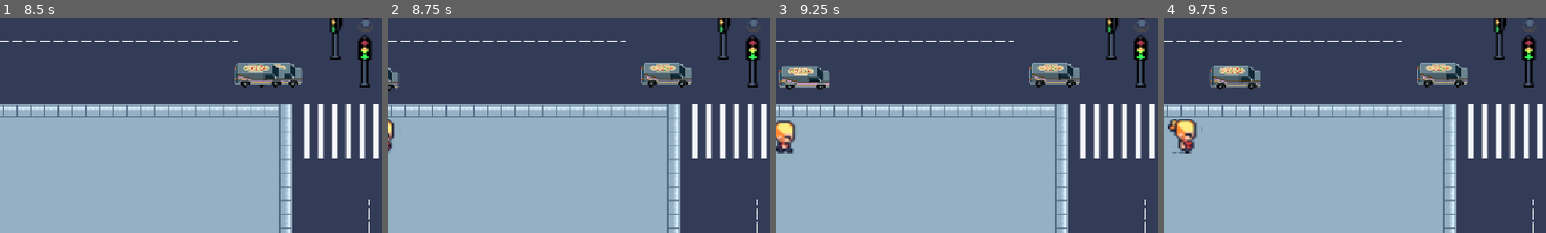
Above: before the commit, frames 1-4 (left to right).
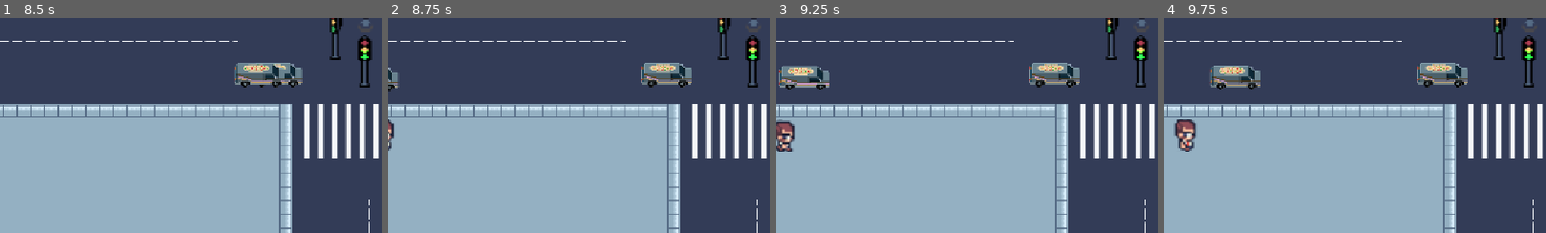
Above: after the commit, the same moments.

Repository: lafgo-fc/game-jam-repoooo
Game: Godot game, scene res://scne/test_one.tscn
The game is run twice, just before and just after one commit, with the same random seed, the same clock (stepped at 60 frames per second) and the same inputs.
Inputs:
- Up to frame 1 (8.5 s): tap Enter (ui_accept) at 0.5, 0.77, 1.25, 1.52, 3.02, 3.77, 4.52, 6.02, 6.77, 7.52 s; hold R (traffic control right and left) from 0.53 s (still down)
- Up to frame 2 (8.75 s): keep holding R (traffic control right and left)
- Up to frame 3 (9.25 s): keep holding R (traffic control right and left); tap Enter (ui_accept) at 9.02 s
- Up to frame 4 (9.75 s): keep holding R (traffic control right and left)
The pictures show only the part of the screen within x 0-50%, y 50-100%; the shares and areas given below are measured in that part.

Frame 1 is identical in both runs. In frame 2, 0.1% of the frame differs, in the area x 0-2%, y 47-64%; in frame 3, 0.6%; in frame 4, 0.7%, in the area x 1-10%, y 47-64%.

Commit message:
added new npc

Diff:
--- a/scne/pedestians.gd
+++ b/scne/pedestians.gd
@@ -6,6 +6,7 @@
 @onready var npc_3 =  $"npc 3"
 @onready var npc_4 = $"npc 4"
 @onready var npc_5 = $"npc 5"
+@onready var npc_6 = $"npc 6"
 
 @export var p1: Marker2D
 @export var p2: Marker2D
@@ -28,7 +29,7 @@
 var reached_p1 = false
 func _ready():
 	add_to_group("npc")
-	npc_list = [npc_1,npc_2,npc_3,npc_4,npc_5]
+	npc_list = [npc_1,npc_2,npc_3,npc_4,npc_5,npc_6]
 	npc_name = npc_list.pick_random()
 	for npc in npc_list:
 		npc.hide()
@@ -70,8 +71,6 @@
 
 
 
-
-
 func _on_area_2d_body_entered(body: Node2D) -> void:
 	if body != self and body.is_in_group("npc"):
 		print("npc")
--- a/scne/pedestians.tscn
+++ b/scne/pedestians.tscn
@@ -6,6 +6,7 @@
 [ext_resource type="Texture2D" uid="uid://4bv3e05f8qwe" path="res://assets/npcs/NPC_3.png" id="4_t4lxv"]
 [ext_resource type="Texture2D" uid="uid://f2l77wpxo68y" path="res://assets/npcs/NPC_4.png" id="5_fmtih"]
 [ext_resource type="Texture2D" uid="uid://cw315yuuom0cf" path="res://assets/npcs/NPC_5.png" id="6_8ja1e"]
+[ext_resource type="Texture2D" uid="uid://cktjvkdkkatmu" path="res://assets/npcs/NPC_6.png" id="7_12oeb"]
 
 [sub_resource type="AtlasTexture" id="AtlasTexture_mvjtp"]
 atlas = ExtResource("2_gkco8")
@@ -1336,6 +1337,273 @@
 }, {
 "duration": 1.0,
 "texture": SubResource("AtlasTexture_gv02w")
+}],
+"loop": 1,
+"name": &"top",
+"speed": 6.0
+}]
+
+[sub_resource type="AtlasTexture" id="AtlasTexture_fg4kq"]
+atlas = ExtResource("7_12oeb")
+region = Rect2(64, 80, 16, 16)
+
+[sub_resource type="AtlasTexture" id="AtlasTexture_7c7s5"]
+atlas = ExtResource("7_12oeb")
+region = Rect2(80, 80, 16, 16)
+
+[sub_resource type="AtlasTexture" id="AtlasTexture_w12xy"]
+atlas = ExtResource("7_12oeb")
+region = Rect2(96, 80, 16, 16)
+
+[sub_resource type="AtlasTexture" id="AtlasTexture_y2t6q"]
+atlas = ExtResource("7_12oeb")
+region = Rect2(112, 80, 16, 16)
+
+[sub_resource type="AtlasTexture" id="AtlasTexture_y1viy"]
+atlas = ExtResource("7_12oeb")
+region = Rect2(0, 16, 16, 16)
+
+[sub_resource type="AtlasTexture" id="AtlasTexture_un57f"]
+atlas = ExtResource("7_12oeb")
+region = Rect2(16, 16, 16, 16)
+
+[sub_resource type="AtlasTexture" id="AtlasTexture_fhxbr"]
+atlas = ExtResource("7_12oeb")
+region = Rect2(32, 16, 16, 16)
+
+[sub_resource type="AtlasTexture" id="AtlasTexture_2y7a0"]
+atlas = ExtResource("7_12oeb")
+region = Rect2(48, 16, 16, 16)
+
+[sub_resource type="AtlasTexture" id="AtlasTexture_r0qnm"]
+atlas = ExtResource("7_12oeb")
+region = Rect2(0, 32, 16, 16)
+
+[sub_resource type="AtlasTexture" id="AtlasTexture_vyfdt"]
+atlas = ExtResource("7_12oeb")
+region = Rect2(16, 32, 16, 16)
+
+[sub_resource type="AtlasTexture" id="AtlasTexture_w84xp"]
+atlas = ExtResource("7_12oeb")
+region = Rect2(32, 32, 16, 16)
+
+[sub_resource type="AtlasTexture" id="AtlasTexture_rnlv1"]
+atlas = ExtResource("7_12oeb")
+region = Rect2(48, 32, 16, 16)
+
+[sub_resource type="AtlasTexture" id="AtlasTexture_17551"]
+atlas = ExtResource("7_12oeb")
+region = Rect2(0, 64, 16, 16)
+
+[sub_resource type="AtlasTexture" id="AtlasTexture_xd8qk"]
+atlas = ExtResource("7_12oeb")
+region = Rect2(16, 64, 16, 16)
+
+[sub_resource type="AtlasTexture" id="AtlasTexture_6jk82"]
+atlas = ExtResource("7_12oeb")
+region = Rect2(32, 64, 16, 16)
+
+[sub_resource type="AtlasTexture" id="AtlasTexture_ihnsh"]
+atlas = ExtResource("7_12oeb")
+region = Rect2(48, 64, 16, 16)
+
+[sub_resource type="AtlasTexture" id="AtlasTexture_hxcp3"]
+atlas = ExtResource("7_12oeb")
+region = Rect2(0, 48, 16, 16)
+
+[sub_resource type="AtlasTexture" id="AtlasTexture_l3knx"]
+atlas = ExtResource("7_12oeb")
+region = Rect2(16, 48, 16, 16)
+
+[sub_resource type="AtlasTexture" id="AtlasTexture_3842a"]
+atlas = ExtResource("7_12oeb")
+region = Rect2(32, 48, 16, 16)
+
+[sub_resource type="AtlasTexture" id="AtlasTexture_lhs2w"]
+atlas = ExtResource("7_12oeb")
+region = Rect2(48, 48, 16, 16)
+
+[sub_resource type="AtlasTexture" id="AtlasTexture_cku35"]
+atlas = ExtResource("7_12oeb")
+region = Rect2(64, 32, 16, 16)
+
+[sub_resource type="AtlasTexture" id="AtlasTexture_b4x0h"]
+atlas = ExtResource("7_12oeb")
+region = Rect2(80, 32, 16, 16)
+
+[sub_resource type="AtlasTexture" id="AtlasTexture_7ux5e"]
+atlas = ExtResource("7_12oeb")
+region = Rect2(96, 32, 16, 16)
+
+[sub_resource type="AtlasTexture" id="AtlasTexture_a3weh"]
+atlas = ExtResource("7_12oeb")
+region = Rect2(112, 32, 16, 16)
+
+[sub_resource type="AtlasTexture" id="AtlasTexture_36ety"]
+atlas = ExtResource("7_12oeb")
+region = Rect2(64, 64, 16, 16)
+
+[sub_resource type="AtlasTexture" id="AtlasTexture_wgdav"]
+atlas = ExtResource("7_12oeb")
+region = Rect2(80, 64, 16, 16)
+
+[sub_resource type="AtlasTexture" id="AtlasTexture_yuu1g"]
+atlas = ExtResource("7_12oeb")
+region = Rect2(96, 64, 16, 16)
+
+[sub_resource type="AtlasTexture" id="AtlasTexture_ca5f2"]
+atlas = ExtResource("7_12oeb")
+region = Rect2(112, 64, 16, 16)
+
+[sub_resource type="AtlasTexture" id="AtlasTexture_bp4y8"]
+atlas = ExtResource("7_12oeb")
+region = Rect2(64, 48, 16, 16)
+
+[sub_resource type="AtlasTexture" id="AtlasTexture_ei03y"]
+atlas = ExtResource("7_12oeb")
+region = Rect2(80, 48, 16, 16)
+
+[sub_resource type="AtlasTexture" id="AtlasTexture_dtbd5"]
+atlas = ExtResource("7_12oeb")
+region = Rect2(96, 48, 16, 16)
+
+[sub_resource type="AtlasTexture" id="AtlasTexture_x4gwn"]
+atlas = ExtResource("7_12oeb")
+region = Rect2(112, 48, 16, 16)
+
+[sub_resource type="SpriteFrames" id="SpriteFrames_n1mkj"]
+animations = [{
+"frames": [{
+"duration": 1.0,
+"texture": SubResource("AtlasTexture_fg4kq")
+}, {
+"duration": 1.0,
+"texture": SubResource("AtlasTexture_7c7s5")
+}, {
+"duration": 1.0,
+"texture": SubResource("AtlasTexture_w12xy")
+}, {
+"duration": 1.0,
+"texture": SubResource("AtlasTexture_y2t6q")
+}],
+"loop": 1,
+"name": &"front",
+"speed": 6.0
+}, {
+"frames": [{
+"duration": 1.0,
+"texture": SubResource("AtlasTexture_y1viy")
+}, {
+"duration": 1.0,
+"texture": SubResource("AtlasTexture_un57f")
+}, {
+"duration": 1.0,
+"texture": SubResource("AtlasTexture_fhxbr")
+}, {
+"duration": 1.0,
+"texture": SubResource("AtlasTexture_2y7a0")
+}],
+"loop": 1,
+"name": &"idle front",
+"speed": 6.0
+}, {
+"frames": [{
+"duration": 1.0,
+"texture": SubResource("AtlasTexture_r0qnm")
+}, {
+"duration": 1.0,
+"texture": SubResource("AtlasTexture_vyfdt")
+}, {
+"duration": 1.0,
+"texture": SubResource("AtlasTexture_w84xp")
+}, {
+"duration": 1.0,
+"texture": SubResource("AtlasTexture_rnlv1")
+}],
+"loop": 1,
+"name": &"idle left",
+"speed": 6.0
+}, {
+"frames": [{
+"duration": 1.0,
+"texture": SubResource("AtlasTexture_17551")
+}, {
+"duration": 1.0,
+"texture": SubResource("AtlasTexture_xd8qk")
+}, {
+"duration": 1.0,
+"texture": SubResource("AtlasTexture_6jk82")
+}, {
+"duration": 1.0,
+"texture": SubResource("AtlasTexture_ihnsh")
+}],
+"loop": 1,
+"name": &"idle right",
+"speed": 6.0
+}, {
+"frames": [{
+"duration": 1.0,
+"texture": SubResource("AtlasTexture_hxcp3")
+}, {
+"duration": 1.0,
+"texture": SubResource("AtlasTexture_l3knx")
+}, {
+"duration": 1.0,
+"texture": SubResource("AtlasTexture_3842a")
+}, {
+"duration": 1.0,
+"texture": SubResource("AtlasTexture_lhs2w")
+}],
+"loop": 1,
+"name": &"idle top",
+"speed": 6.0
+}, {
+"frames": [{
+"duration": 1.0,
+"texture": SubResource("AtlasTexture_cku35")
+}, {
+"duration": 1.0,
+"texture": SubResource("AtlasTexture_b4x0h")
+}, {
+"duration": 1.0,
+"texture": SubResource("AtlasTexture_7ux5e")
+}, {
+"duration": 1.0,
+"texture": SubResource("AtlasTexture_a3weh")
+}],
+"loop": 1,
+"name": &"left",
+"speed": 6.0
+}, {
+"frames": [{
+"duration": 1.0,
+"texture": SubResource("AtlasTexture_36ety")
+}, {
+"duration": 1.0,
+"texture": SubResource("AtlasTexture_wgdav")
+}, {
+"duration": 1.0,
+"texture": SubResource("AtlasTexture_yuu1g")
+}, {
+"duration": 1.0,
+"texture": SubResource("AtlasTexture_ca5f2")
+}],
+"loop": 1,
+"name": &"right",
+"speed": 6.0
+}, {
+"frames": [{
+"duration": 1.0,
+"texture": SubResource("AtlasTexture_bp4y8")
+}, {
+"duration": 1.0,
+"texture": SubResource("AtlasTexture_ei03y")
+}, {
+"duration": 1.0,
+"texture": SubResource("AtlasTexture_dtbd5")
+}, {
+"duration": 1.0,
+"texture": SubResource("AtlasTexture_x4gwn")
 }],
 "loop": 1,
 "name": &"top",
@@ -1380,6 +1648,11 @@
 sprite_frames = SubResource("SpriteFrames_wmd7k")
 animation = &"idle front"
 
+[node name="npc 6" type="AnimatedSprite2D" parent="." unique_id=1197517645]
+scale = Vector2(2.4, 2.4)
+sprite_frames = SubResource("SpriteFrames_n1mkj")
+animation = &"idle front"
+
 [node name="Area2D" type="Area2D" parent="." unique_id=262601416]
 
 [node name="CollisionShape2D" type="CollisionShape2D" parent="Area2D" unique_id=859310292]
